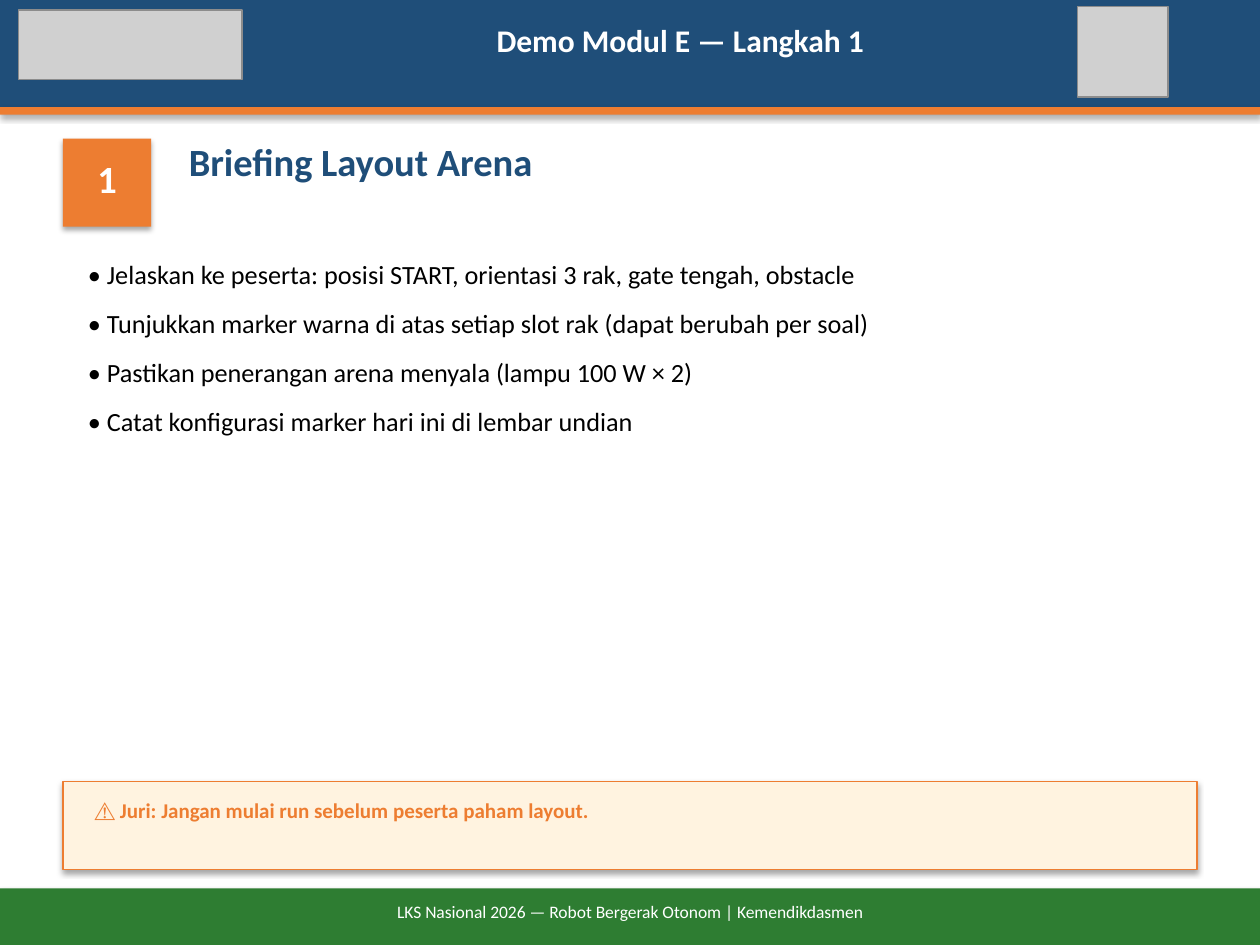
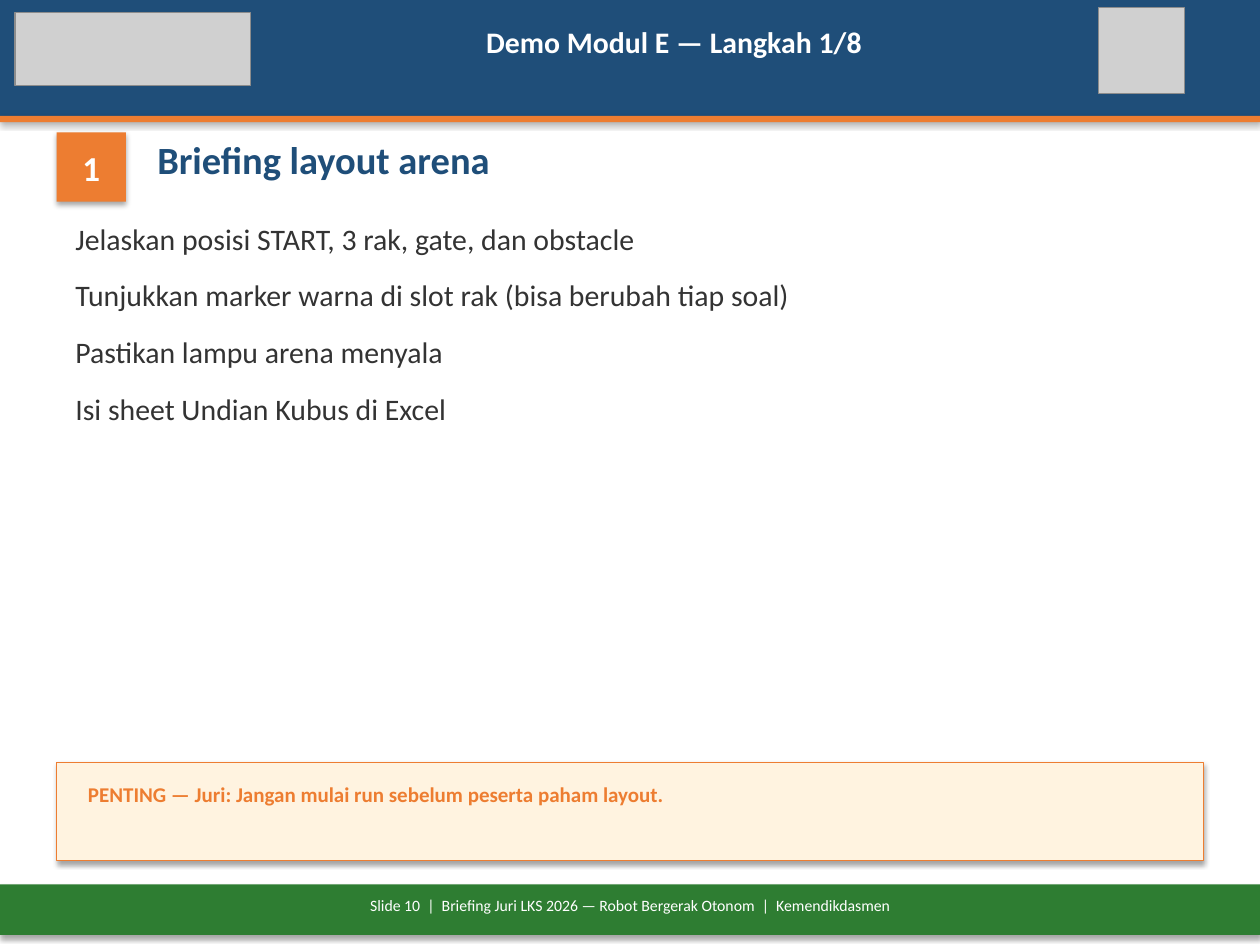
Before and after one commit to antonprafanto/LKS2026, a slide deck: slide 10 of docs/Briefing-Juri-LKS2026-Robot-Otonom.pptx (slide 7 before the commit). Drawn at 1260x945 pixels with LibreOffice and Linux fonts; fonts in the diff are those of the drawing; grey boxes stand for pictures. Boxes give left, top, right and bottom in pixels: in the first picture for what was removed or moved away, otherwise in the second. Text is boxed around its words. In the diff, an @@ line names an element or a change of style, - is before the commit and + after.

```diff
--- a/docs/Briefing-Juri-LKS2026-Robot-Otonom.pptx
+++ b/docs/Briefing-Juri-LKS2026-Robot-Otonom.pptx
@@ rectangle resized from (x1=0, y1=0, x2=1260, y2=107) to (x1=0, y1=0, x2=1260, y2=116) @@
@@ picture resized from (x1=19, y1=10, x2=242, y2=79) to (x1=15, y1=13, x2=251, y2=86) @@
@@ picture resized from (x1=1077, y1=6, x2=1168, y2=97) to (x1=1099, y1=8, x2=1184, y2=93) @@
@@ text at (x1=486, y1=32, x2=862, y2=58): text changed; size 18 to 17 pt @@
-Demo Modul E — Langkah 1
+Demo Modul E — Langkah 1/8
@@ rectangle moved from (x1=0, y1=107, x2=1260, y2=115) to (x1=0, y1=116, x2=1260, y2=122) @@
@@ text "1" moved from (x1=97, y1=168, x2=116, y2=193) to (x1=82, y1=158, x2=100, y2=181) @@
@@ text "1" at (x1=82, y1=158, x2=100, y2=181): size 22 to 20 pt @@
@@ rectangle resized from (x1=63, y1=139, x2=151, y2=227) to (x1=57, y1=132, x2=126, y2=202) @@
@@ text at (x1=157, y1=147, x2=489, y2=181): text changed @@
-Briefing Layout Arena
+Briefing layout arena
@@ text at (x1=75, y1=229, x2=788, y2=420): text changed; size 15 to 17 pt; text colour #000000 to #333333 @@
-• Jelaskan ke peserta: posisi START, orientasi 3 rak, gate tengah, obstacle
-• Tunjukkan marker warna di atas setiap slot rak (dapat berubah per soal)
-• Pastikan penerangan arena menyala (lampu 100 W × 2)
-• Catat konfigurasi marker hari ini di lembar undian
+Jelaskan posisi START, 3 rak, gate, dan obstacle
+Tunjukkan marker warna di slot rak (bisa berubah tiap soal)
+Pastikan lampu arena menyala
+Isi sheet Undian Kubus di Excel
@@ rectangle resized from (x1=63, y1=781, x2=1197, y2=869) to (x1=57, y1=762, x2=1203, y2=861) @@
@@ text at (x1=88, y1=787, x2=663, y2=806): text changed @@
-⚠ Juri: Jangan mulai run sebelum peserta paham layout.
+PENTING — Juri: Jangan mulai run sebelum peserta paham layout.
@@ rectangle resized from (x1=0, y1=888, x2=1260, y2=945) to (x1=0, y1=885, x2=1260, y2=935) @@
@@ text at (x1=370, y1=900, x2=890, y2=914): text changed; size 10 to 9 pt @@
-LKS Nasional 2026 — Robot Bergerak Otonom | Kemendikdasmen
+Slide 10 | Briefing Juri LKS 2026 — Robot Bergerak Otonom | Kemendikdasmen
```
Also in this commit, not shown: 16 other slides changed, 6 slides added, 3 slides removed, 2 other files.
